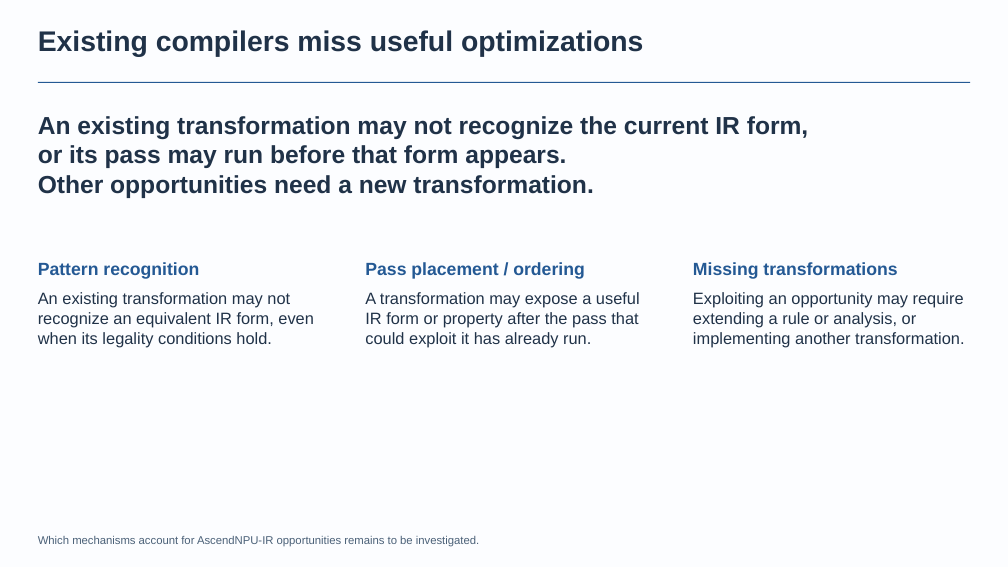
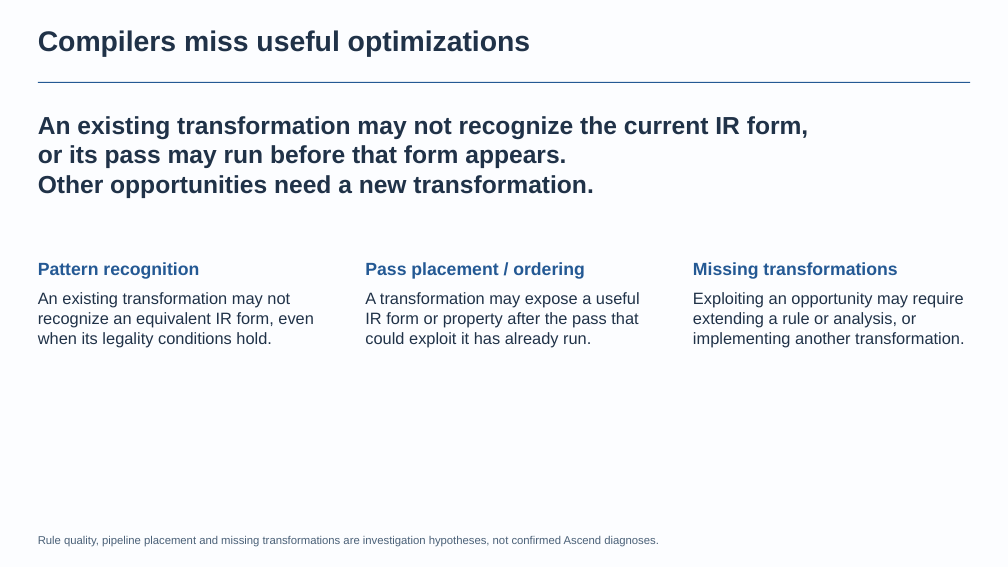
Before and after one commit to BonZirka/ascend-npu-optimization-research, a slide deck: slide 1 of output/ascend-optimization-pitch/ascend-optimization-technical.pptx. Drawn at 1008x567 pixels with LibreOffice and Linux fonts; fonts in the diff are those of the drawing. Boxes give left, top, right and bottom in pixels: in the first picture for what was removed or moved away, otherwise in the second. Text is boxed around its words. In the diff, an @@ line names an element or a change of style, - is before the commit and + after.

Commit message:
Adjust slide one title and restore prior footer
Apply targeted edits to the current PPTX while preserving all other package parts. Refresh PDF, preview and authoring references.

```diff
--- a/output/ascend-optimization-pitch/ascend-optimization-technical.pptx
+++ b/output/ascend-optimization-pitch/ascend-optimization-technical.pptx
@@ text at (x1=38, y1=30, x2=530, y2=56): text changed @@
-Existing compilers miss useful optimizations
+Compilers miss useful optimizations
@@ text at (x1=38, y1=536, x2=659, y2=547): text changed @@
-Which mechanisms account for AscendNPU-IR opportunities remains to be investigated.
+Rule quality, pipeline placement and missing transformations are investigation hypotheses, not confirmed Ascend diagnoses.
```
Also in this commit, not shown: 4 other files.
